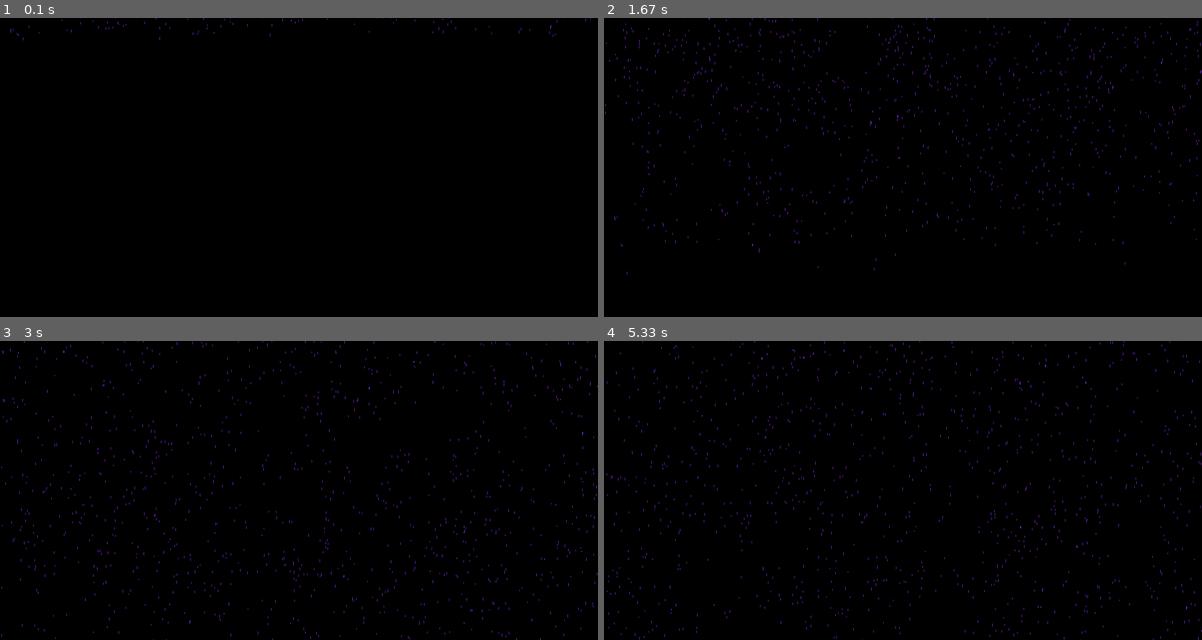
Above: before the commit, frames 1-4 (two rows, left to right).
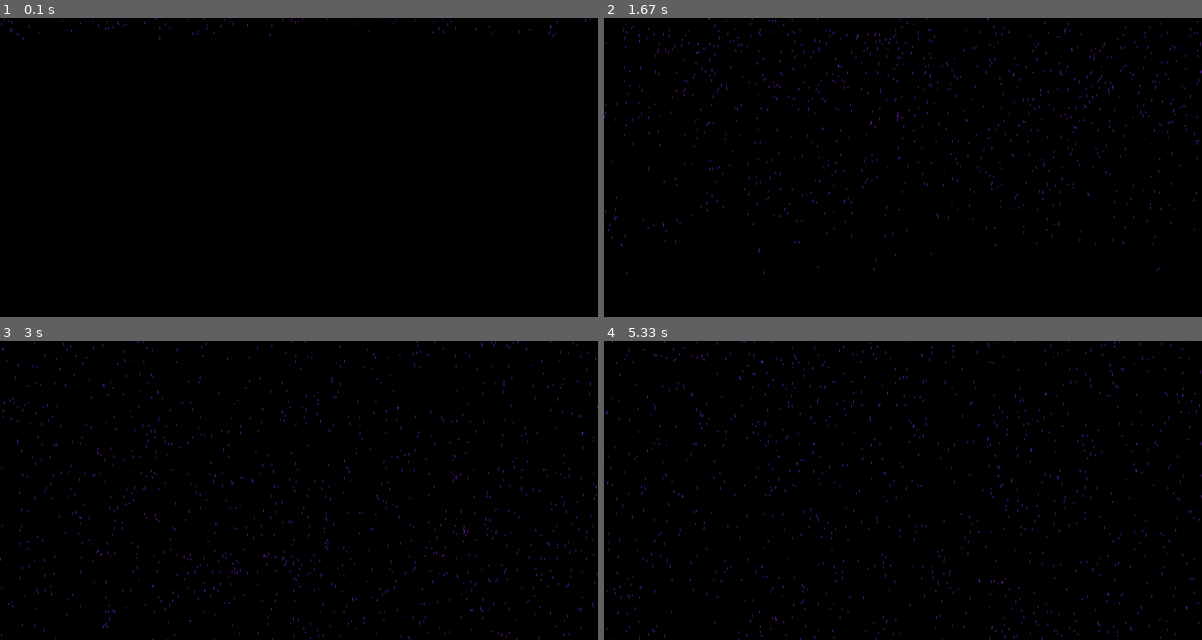
Above: after the commit, the same moments.

Repository: LittleFinchy/mini-pygames
Game: pygame game, started from main.py
Two runs of this game, one before a commit and one after it. Both use one fixed random seed, a clock stepped at 60 frames per second and the inputs below.
Inputs (mouse positions are in pixels of both pictures, inside the frame that each line leads up to):
- Up to frame 1 (0.1 s): no input
- Up to frame 2 (1.67 s): press the mouse at (1166, 86) at 0.37 s; move the mouse to (944, 104) at 0.47 s; release the mouse at (717, 122) at 0.6 s; press the mouse at (932, 47) at 0.7 s; move the mouse to (819, 71) at 0.8 s; release the mouse at (699, 95) at 0.93 s; press the mouse at (1148, 20) at 1.03 s; move the mouse to (1142, 149) at 1.13 s; release the mouse at (1130, 281) at 1.27 s; press the mouse at (855, 23) at 1.37 s; move the mouse to (813, 143) at 1.47 s; release the mouse at (771, 263) at 1.6 s
- Up to frame 3 (3 s): press the mouse at (544, 589) at 1.7 s; move the mouse to (334, 562) at 1.8 s; release the mouse at (131, 538) at 1.93 s; press the mouse at (65, 466) at 2.03 s; move the mouse to (293, 421) at 2.13 s; release the mouse at (520, 376) at 2.27 s; press the mouse at (47, 343) at 2.37 s; move the mouse to (161, 361) at 2.47 s; release the mouse at (269, 379) at 2.6 s; press the mouse at (370, 415) at 2.7 s; move the mouse to (406, 412) at 2.8 s; release the mouse at (448, 406) at 2.93 s
- Up to frame 4 (5.33 s): press the mouse at (932, 589) at 3.03 s; move the mouse to (938, 529) at 3.13 s; release the mouse at (950, 472) at 3.27 s; press the mouse at (789, 484) at 3.37 s; move the mouse to (783, 493) at 3.47 s; release the mouse at (777, 502) at 3.6 s; press the mouse at (1070, 574) at 3.7 s; move the mouse to (998, 490) at 3.8 s; release the mouse at (932, 406) at 3.93 s; press the mouse at (1154, 628) at 4.03 s; move the mouse to (920, 574) at 4.13 s; release the mouse at (687, 520) at 4.27 s; press the mouse at (735, 565) at 4.37 s; move the mouse to (723, 523) at 4.47 s; release the mouse at (711, 484) at 4.6 s; press the mouse at (753, 571) at 4.7 s; move the mouse to (938, 574) at 4.8 s; release the mouse at (1124, 577) at 4.93 s; press the mouse at (1124, 520) at 5.03 s; move the mouse to (950, 526) at 5.13 s; release the mouse at (777, 535) at 5.27 s

The runs differ from the first frame. In frame 1, less than 0.1% of the frame differs, in the area x 0-88%, y 0-5%; in frame 2, 0.6%; in frame 3, 1.1%; in frame 4, 2.7%, in the area x 0-100%, y 0-100%.

Commit message:
Umbrella update
Umbrella works very well so far
Needs to be drawn better

Diff:
--- a/drop.py
+++ b/drop.py
@@ -21,7 +21,7 @@
 
     def check_umb(self, umb):
         if self.x > umb.left and self.x < umb.left + umb.w:
-            if self.y > umb.top and self.y < umb.top + umb.h:
+            if self.y > umb.top and self.y < umb.top + 10:
                 self.reset()
 
     def show(self, win):
--- a/umbrella.py
+++ b/umbrella.py
@@ -4,8 +4,8 @@
 class Umbrella:
     def __init__(self, center):
         self.center = pygame.mouse.get_pos()
-        self.w = 100
-        self.h = 60
+        self.w = 200
+        self.h = 160
         self.left = self.center[0] - self.w/2
         self.top = self.center[1] - self.h/2 - 50
 
